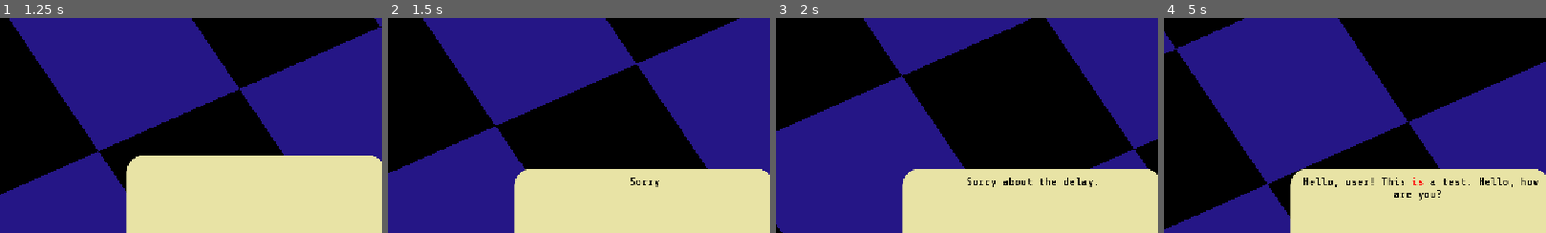
Above: before the commit, frames 1-4 (left to right).
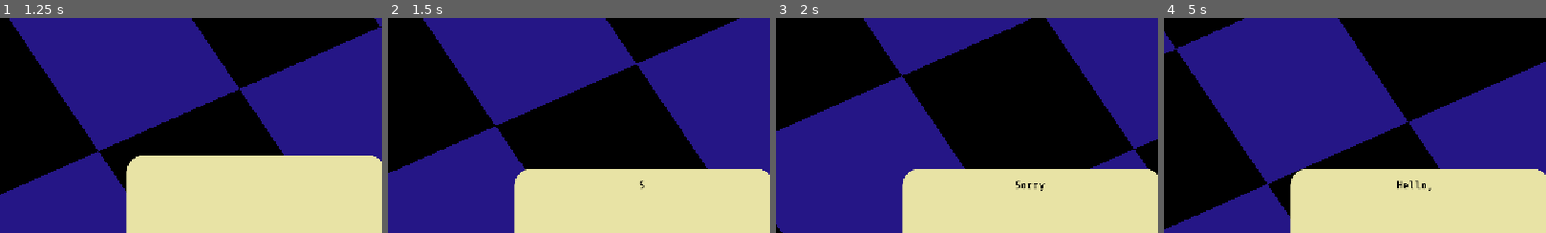
Above: after the commit, the same moments.

Repository: AlejandroCiuba/color-picker-game
Game: Godot game, scene res://scenes/levels/test.tscn
The game is run twice, just before and just after one commit, with the same random seed, the same clock (stepped at 60 frames per second) and the same inputs. The project has no main scene, so this scene is started directly.
Inputs (mouse positions are % of the whole screen's width and height, from its top left):
- Up to frame 1 (1.25 s): move the mouse to (72, 45) at 0.52 s; hold Right (ui_right) from 0.53 s (still down)
- Up to frame 2 (1.5 s): release Right (ui_right) at 1.25 s; click (54, 56) at 1.25 s
- Up to frame 3 (2 s): no input
- Up to frame 4 (5 s): click (54, 60) at 2 s; move the mouse to (30, 55) at 2.77 s; hold Left (ui_left) 2.78-3.53 s; move the mouse to (60, 28) at 3.52 s; hold Right (ui_right) 3.53-4.28 s; move the mouse to (45, 70) at 4.27 s; hold Up (ui_up) from 4.28 s (still down)
The pictures show only the part of the screen within x 6-56%, y 0-50%; the shares and areas given below are measured in that part.

Frame 1 is identical in both runs. In frame 2, 0.1% of the frame differs, in the area x 63-71%, y 74-80%; in frame 3, 0.5%; in frame 4, 0.9%, in the area x 36-98%, y 74-85%.

Commit message:
Changed how dialog box displays text and some of its ui properties

Diff:
--- a/scenes/ui/overlays/dialog_box.gd
+++ b/scenes/ui/overlays/dialog_box.gd
@@ -1,5 +1,9 @@
 class_name DialogBox
 extends Control
+
+signal write_finished()
+
+var finished_write: bool = true
 
 @export var dialog_id: String = ""
 @export var _word_time: float = 0.1
@@ -13,14 +17,22 @@
 
 
 func _tween_text(text: String) -> void:
-	var words: PackedStringArray = text.split(" ")
-	for word in words:
-		dialog.text += " " + word
+
+	if not finished_write:
+		return
+
+	finished_write = false
+	dialog.visible_characters = 0
+	dialog.text = text
+	for i in text.length():
+		dialog.visible_characters += 1
 		await get_tree().create_timer(_word_time, false).timeout
+	finished_write = true
+	write_finished.emit()
 
 
 func _process(_delta: float) -> void:
-	if Input.is_action_just_pressed("ui_up"):
+	if Input.is_action_just_pressed("ui_up") and finished_write:
 		write("Hello, how are you?")
 
 
--- a/scenes/ui/overlays/dialog_box.tscn
+++ b/scenes/ui/overlays/dialog_box.tscn
@@ -43,7 +43,7 @@
 grow_horizontal = 2
 grow_vertical = 2
 theme_override_constants/margin_left = 30
-theme_override_constants/margin_top = 30
+theme_override_constants/margin_top = 45
 theme_override_constants/margin_right = 30
 theme_override_constants/margin_bottom = 230
 
@@ -55,15 +55,17 @@
 [node name="VBoxContainer" type="VBoxContainer" parent="NinePatchRect/MarginContainer/ScrollContainer" unique_id=1074378988]
 layout_mode = 2
 size_flags_horizontal = 3
+size_flags_vertical = 4
 
 [node name="RichTextLabel" type="RichTextLabel" parent="NinePatchRect/MarginContainer/ScrollContainer/VBoxContainer" unique_id=1945987149]
 unique_name_in_owner = true
 layout_mode = 2
 size_flags_horizontal = 3
+size_flags_vertical = 6
 theme_override_colors/default_color = Color(0, 0, 0, 1)
 theme_override_font_sizes/normal_font_size = 48
 bbcode_enabled = true
-text = "PLACEHOLDER PLACEHOLDER PLACEHOLDER PLACEHOLDER PLACEHOLDER PLACEHOLDER PLACEHOLDER PLACEHOLDER PLACEHOLDER PLACEHOLDER PLACEHOLDER PLACEHOLDER PLACEHOLDER PLACEHOLDER PLACEHOLDER PLACEHOLDER PLACEHOLDER PLACEHOLDER PLACEHOLDER PLACEHOLDER PLACEHOLDER PLACEHOLDER PLACEHOLDER PLACEHOLDER PLACEHOLDER PLACEHOLDER PLACEHOLDER PLACEHOLDER PLACEHOLDER PLACEHOLDER PLACEHOLDER PLACEHOLDER PLACEHOLDER PLACEHOLDER PLACEHOLDER PLACEHOLDER s"
+text = "PLACEHOLDER"
 fit_content = true
 scroll_active = false
 horizontal_alignment = 1
